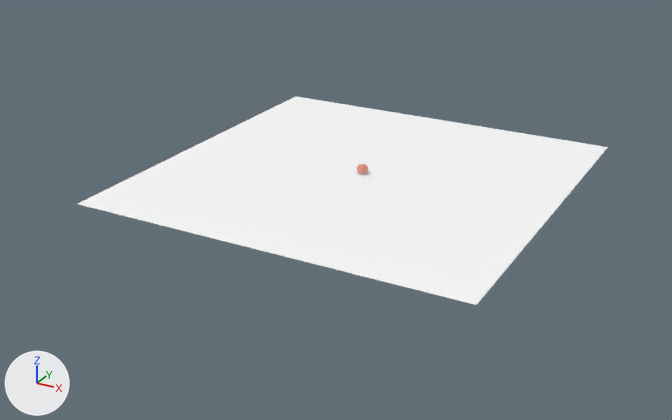
An edit to the Blender file tutorial/variants/porcelain-doll.blend, drawn before and after from the same camera.
Before and after are seen from a camera (50 mm lens) standing at (15.9, -31.1, 13.7) and looking at (-0.6, -1.1, -1.3). The axes (+X, +Y, +Z) are drawn at lower left. The lights are the same throughout. The picture after the commit comes second.

The first picture shows 'Floor' and 1 more.
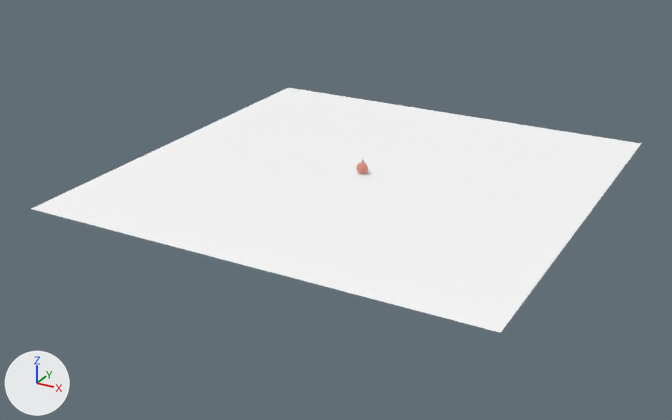
Pixel boxes (x1, y1, x2, y2) of what changed, in the pictures (672 x 420 px):
```json
{"object": "Floor", "change": "reshaped", "before": [78, 96, 608, 305], "after": [31, 88, 641, 333], "on screen": "15% wider, 17% taller"}
```

The change, as JSON lines over the scene's bpy script:
```json
{"block": "me_floor", "where": "# used by ob_floor; location = (0.0, 0.01, 0.01)"}
{"op": "remove", "block": "me_floor", "code": "me_floor.from_pydata(...)  # 4 vertices, 1 face; spans x -7.9..7.9, y -7.9..7.9, z 0.0"}
{"op": "add", "block": "me_floor", "code": "me_floor.from_pydata(...)  # 4 vertices, 1 face; spans x -9.0..9.0, y -9.0..9.0, z 0.0"}
{"block": "me_floor", "change": "me_floor part 1"}
{"op": "set", "path": "me_floor.vertices[0].co", "old": "(-7.9, -7.9, 0.0)", "new": "(-9.0, -9.0, 0.0)", "note": "pixel (76, 203) -> pixel (30, 208)"}
{"op": "set", "path": "me_floor.vertices[1].co", "old": "(7.9, -7.9, 0.0)", "new": "(9.0, -9.0, 0.0)", "note": "pixel (476, 305) -> pixel (500, 332)"}
{"op": "set", "path": "me_floor.vertices[2].co", "old": "(7.9, 7.9, 0.0)", "new": "(9.0, 9.0, 0.0)", "note": "pixel (608, 147) -> pixel (641, 143)"}
{"op": "set", "path": "me_floor.vertices[3].co", "old": "(-7.9, 7.9, 0.0)", "new": "(-9.0, 9.0, 0.0)", "note": "pixel (295, 96) -> pixel (288, 87)"}
```
